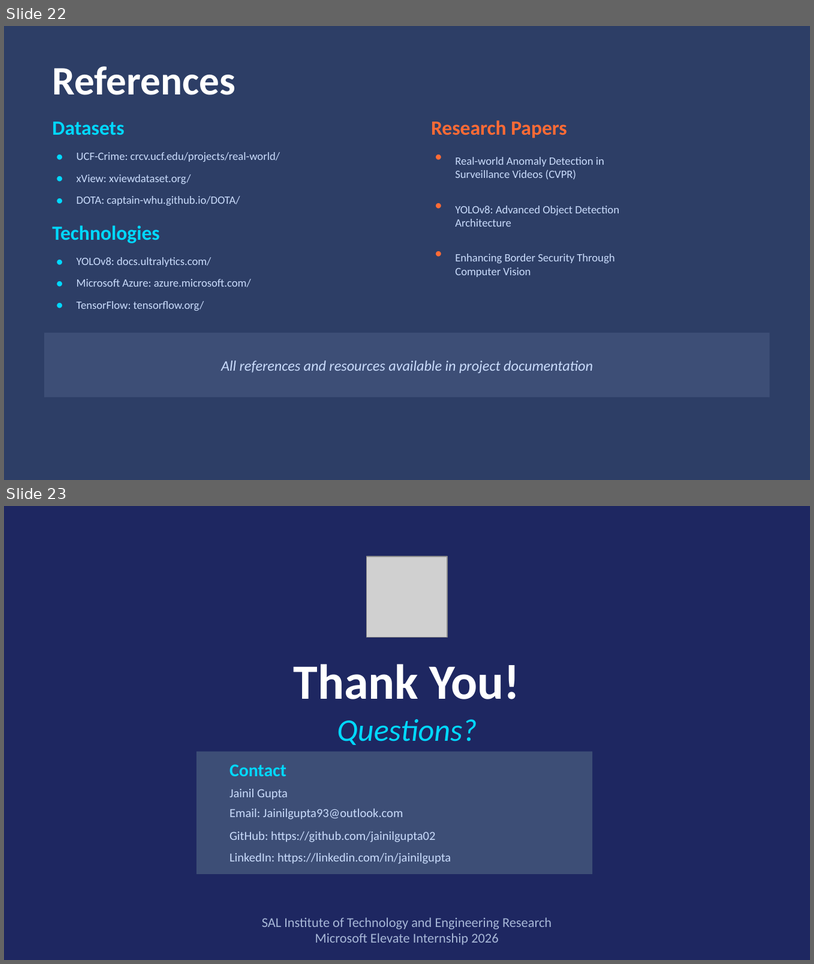
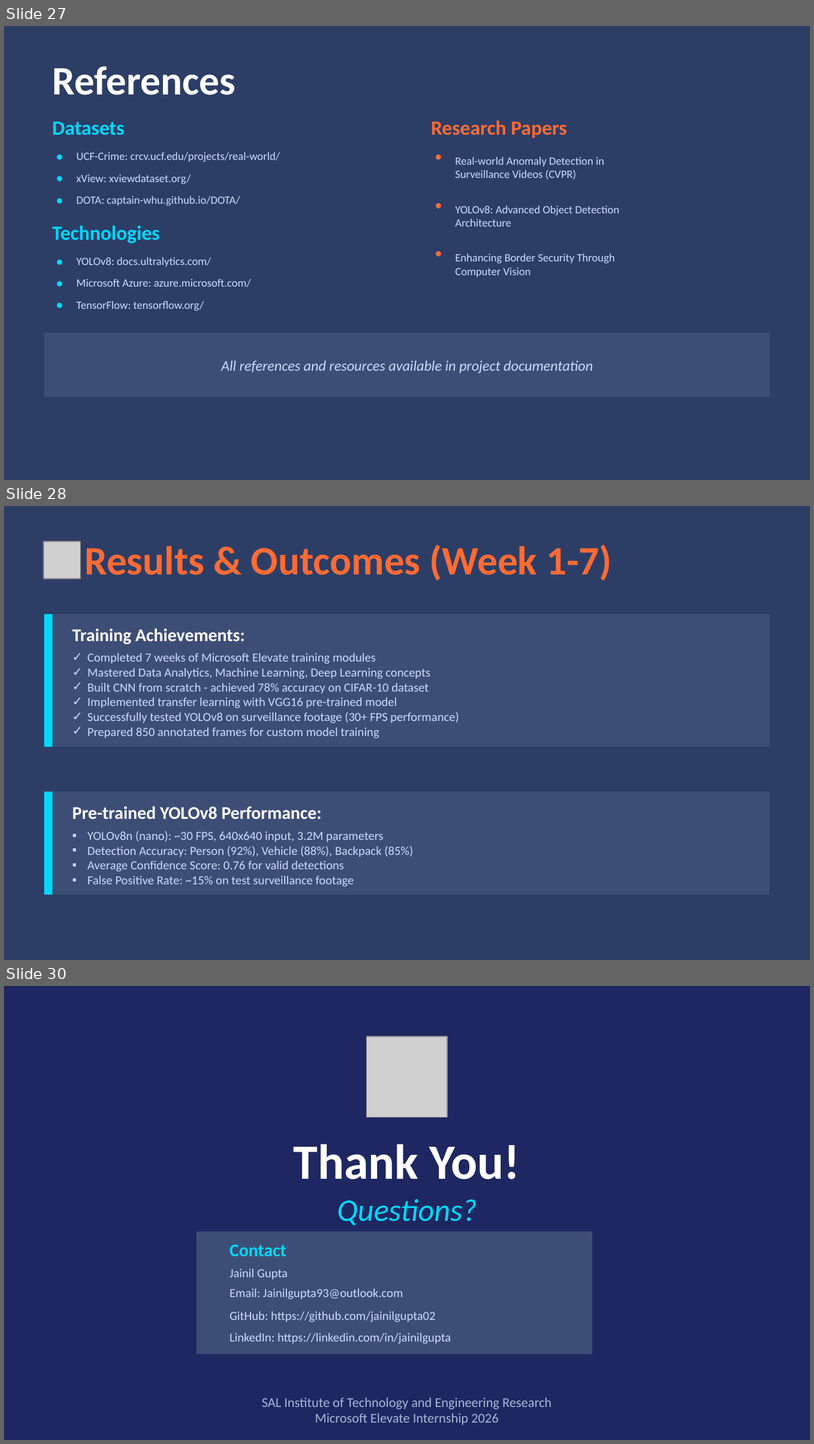
Before and after one commit to jainilgupta02/jay-gupta-ms-elevate-internship, a slide deck: Project/Border_Defence_Presentation.pptx. Shown one above the other, each under a label of ours: slides 22 and 23 before the commit, slides 27, 28 and 30 after it; the slides between them are not shown. The pictures are 814x964 and 814x1444 pixels, drawn with LibreOffice and Linux fonts; fonts in the diff are those of the drawing; grey boxes stand for pictures. Boxes give left, top, right and bottom in pixels: in the first picture for what was removed or moved away, otherwise in the second. Text is boxed around its words. In the diff, an @@ line names an element or a change of style, - is before the commit and + after.

```diff
--- a/Project/Border_Defence_Presentation.pptx
+++ b/Project/Border_Defence_Presentation.pptx
@@ slide 28 added at <box>4,506,810,960</box>, background #2D3E66 @@
@@ picture added at <box>44,541,81,579</box> @@
@@ text added at <box>84,544,612,580</box>, 36 pt, text #FF6B35, bold @@
+Results & Outcomes (Week 1-7)
@@ rectangle added at <box>44,614,770,747</box>, fill #3D4E76 @@
@@ rectangle added at <box>44,614,53,747</box>, fill #00D9FF @@
@@ text added at <box>72,628,245,644</box>, 16 pt, text #FFFFFF, bold @@
+Training Achievements:
@@ text added at <box>87,653,459,738</box>, 11 pt, text #CADCFC @@
+✓ Completed 7 weeks of Microsoft Elevate training modules
+✓ Mastered Data Analytics, Machine Learning, Deep Learning concepts
+✓ Built CNN from scratch - achieved 78% accuracy on CIFAR-10 dataset
+✓ Implemented transfer learning with VGG16 pre-trained model
+✓ Successfully tested YOLOv8 on surveillance footage (30+ FPS performance)
+✓ Prepared 850 annotated frames for custom model training
@@ rectangle added at <box>44,792,770,895</box>, fill #3D4E76 @@
@@ rectangle added at <box>44,792,53,895</box>, fill #00D9FF @@
@@ text added at <box>72,806,322,819</box>, 16 pt, text #FFFFFF, bold @@
+Pre-trained YOLOv8 Performance:
@@ text added at <box>87,831,413,886</box>, 11 pt, text #CADCFC @@
+▪ YOLOv8n (nano): ~30 FPS, 640x640 input, 3.2M parameters
+▪ Detection Accuracy: Person (92%), Vehicle (88%), Backpack (85%)
+▪ Average Confidence Score: 0.76 for valid detections
+▪ False Positive Rate: ~15% on test surveillance footage
@@ what was slide 22 is now slide 27 @@
@@ what was slide 23 is now slide 30 @@
```
Also in this commit, not shown: 5 slides changed, 6 other slides added, 14 other files.
